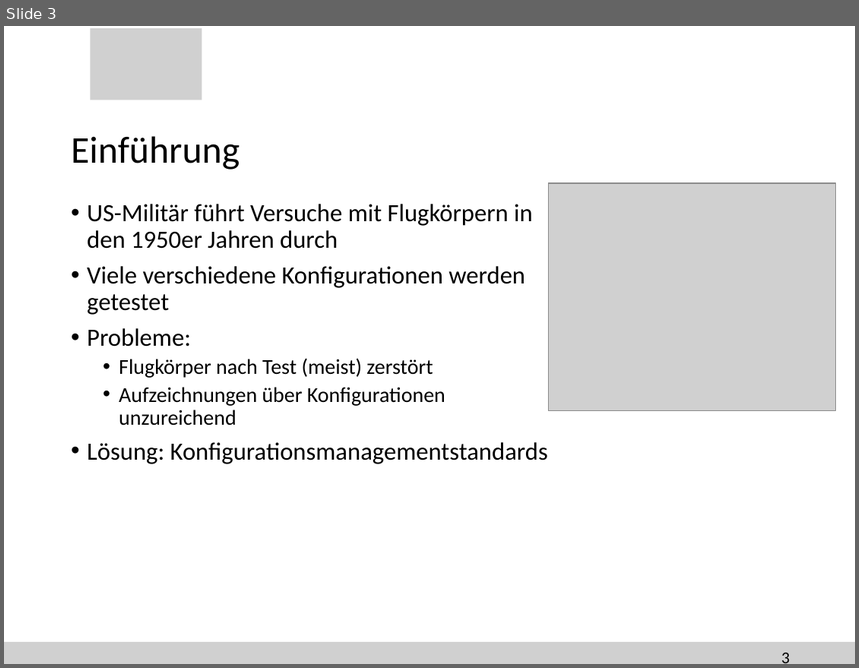
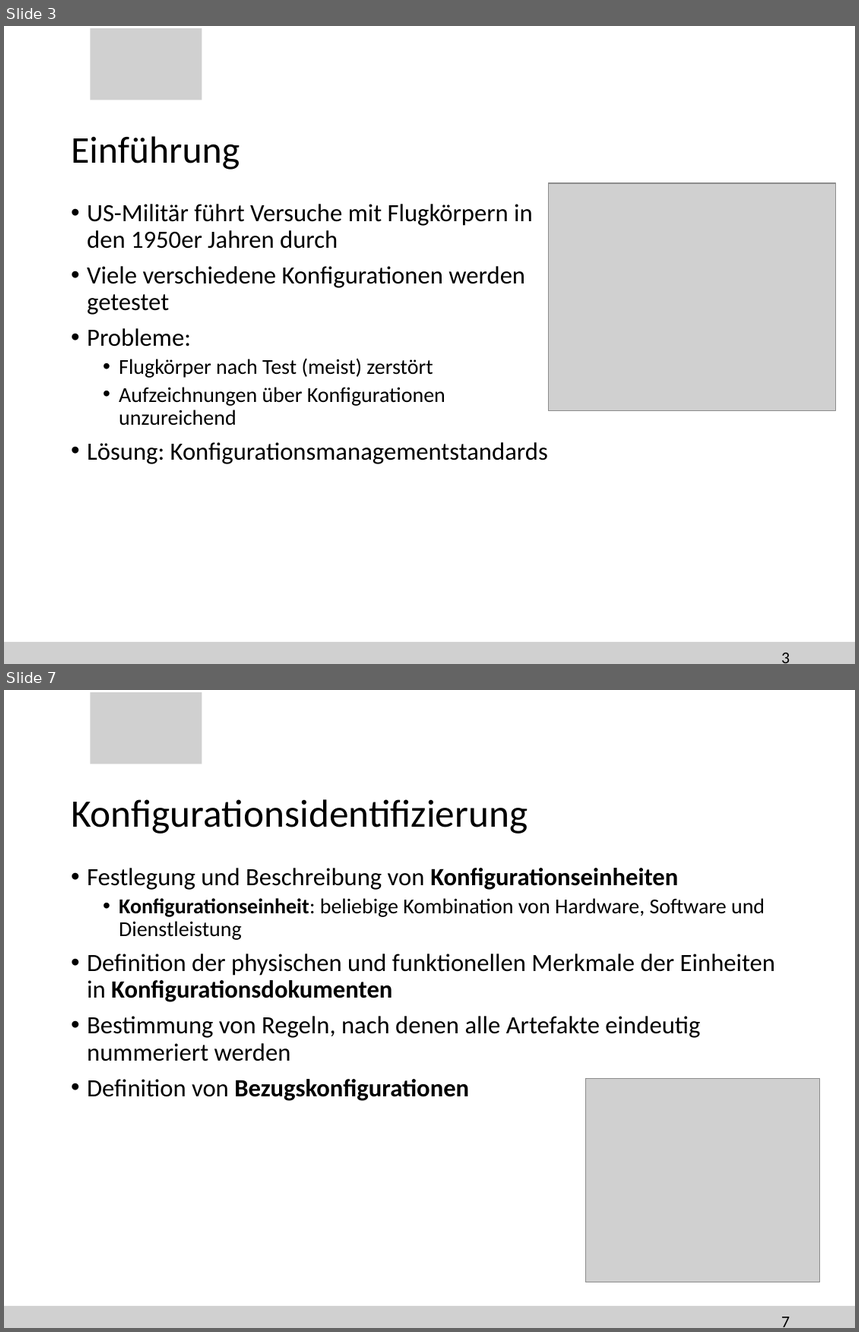
Before and after one commit to SteiMi/swm-seminar, a slide deck: Präsentation/seminar.pptx. Shown one above the other, each under a label of ours: slide 3 before the commit, slides 3 and 7 after it; the slides between them are not shown. The pictures are 859x668 and 859x1332 pixels, drawn with LibreOffice and Linux fonts; fonts in the diff are those of the drawing; grey boxes stand for pictures; background and template pictures are left out. Boxes give left, top, right and bottom in pixels: in the first picture for what was removed or moved away, otherwise in the second. Text is boxed around its words. In the diff, an @@ line names an element or a change of style, - is before the commit and + after.

```diff
--- a/Präsentation/seminar.pptx
+++ b/Präsentation/seminar.pptx
@@ slide 7 added at (4,690,855,1328), background #FFFFFF; not listed: 2 template elements that a slide beside it also shows @@
@@ title added at (71,799,528,834), 33 pt, text #000000 @@
+Konfigurationsidentifizierung
@@ text added at (87,868,775,1101), 21 pt, text #000000 @@
+• Festlegung und Beschreibung von Konfigurationseinheiten
+  • Konfigurationseinheit: beliebige Kombination von Hardware, Software und Dienstleistung
+• Definition der physischen und funktionellen Merkmale der Einheiten in Konfigurationsdokumenten
+• Bestimmung von Regeln, nach denen alle Artefakte eindeutig nummeriert werden
+• Definition von Bezugskonfigurationen
@@ picture added at (585,1079,819,1283) @@
@@ page number added at (781,1317,790,1328), 14 pt, text #000000 @@
+7
```
Also in this commit, not shown: 1 slide changed, 10 other slides added.
